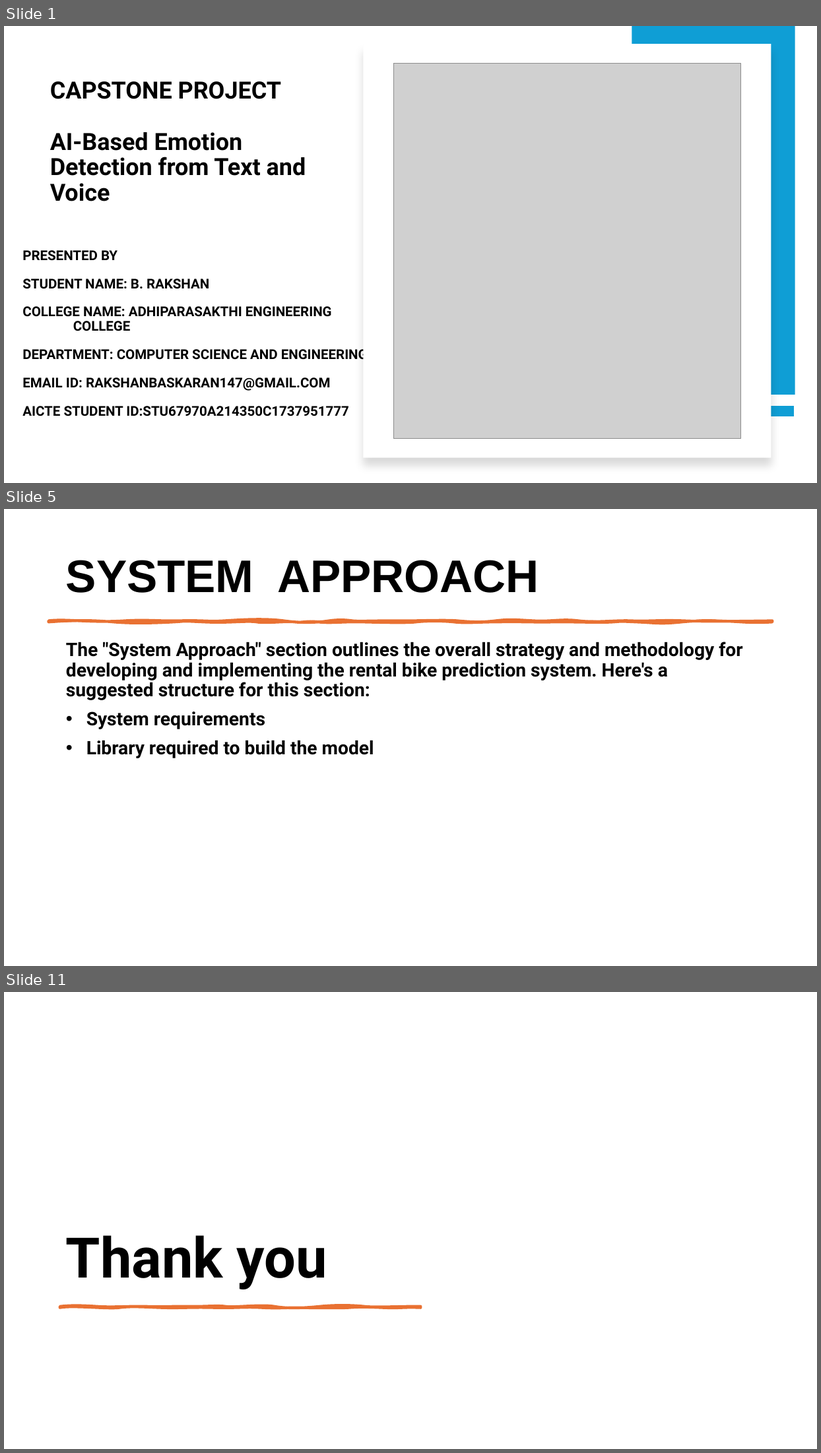
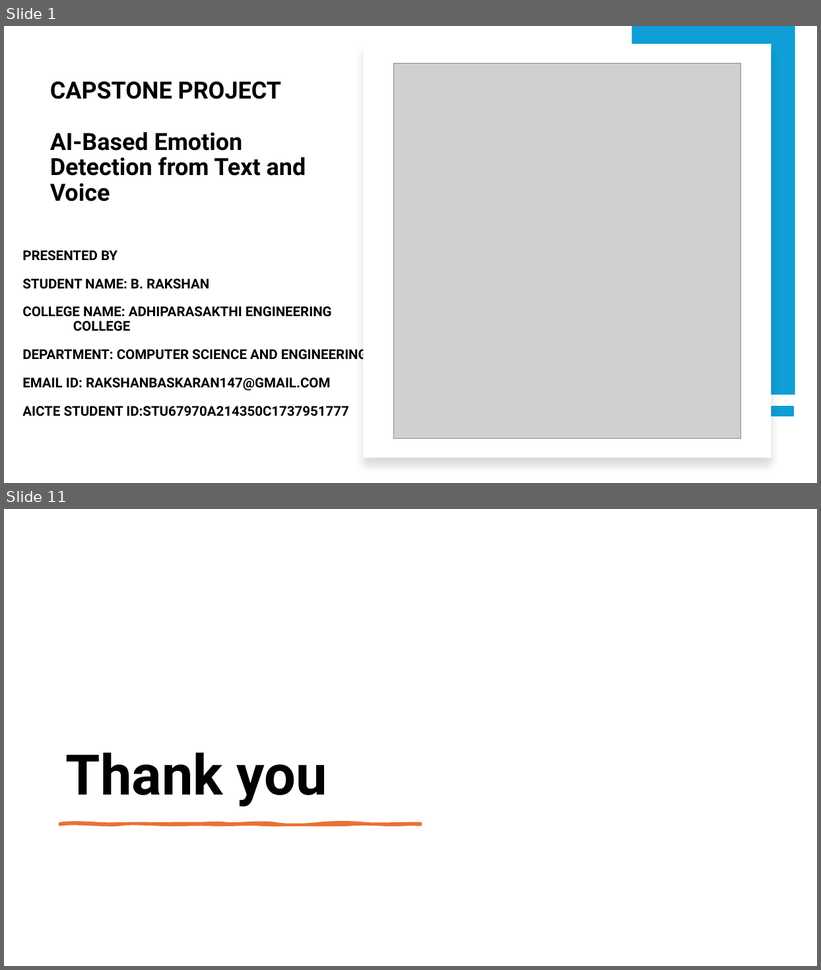
Before and after one commit to Rakshan1407/Edunet_Project, a slide deck: Project_ML.pptx. Shown one above the other, each under a label of ours: slides 1, 5 and 11 before the commit, slides 1 and 11 after it; the slides between them are not shown. The pictures are 821x1453 and 821x970 pixels, drawn with LibreOffice and Linux fonts; fonts in the diff are those of the drawing; grey boxes stand for pictures. Boxes give left, top, right and bottom in pixels: in the first picture for what was removed or moved away, otherwise in the second. Text is boxed around its words. In the diff, an @@ line names an element or a change of style, - is before the commit and + after.

```diff
--- a/Project_ML.pptx
+++ b/Project_ML.pptx
@@ slide 5 removed at [4,509,817,966], background #FFFFFF @@
@@ title removed at [66,560,539,593] @@
-SYSTEM APPROACH
@@ freeform shape removed at [48,621,773,622] @@
@@ text removed at [66,642,743,758] @@
-The "System Approach" section outlines the overall strategy and methodology for developing and implementing the rental bike prediction system. Here's a suggested structure for this section:
-• System requirements
-• Library required to build the model
```
Also in this commit, not shown: 7 slides changed, 2 slides added, 1 other slide removed.
